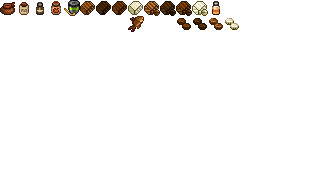
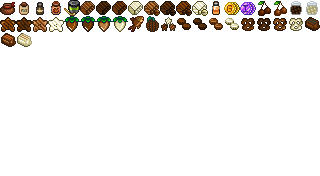
Layered file, before and after one edit (320×176). Changes by layer:
painted on "Layer 1" over [left=0, top=1, right=320, bottom=47]
